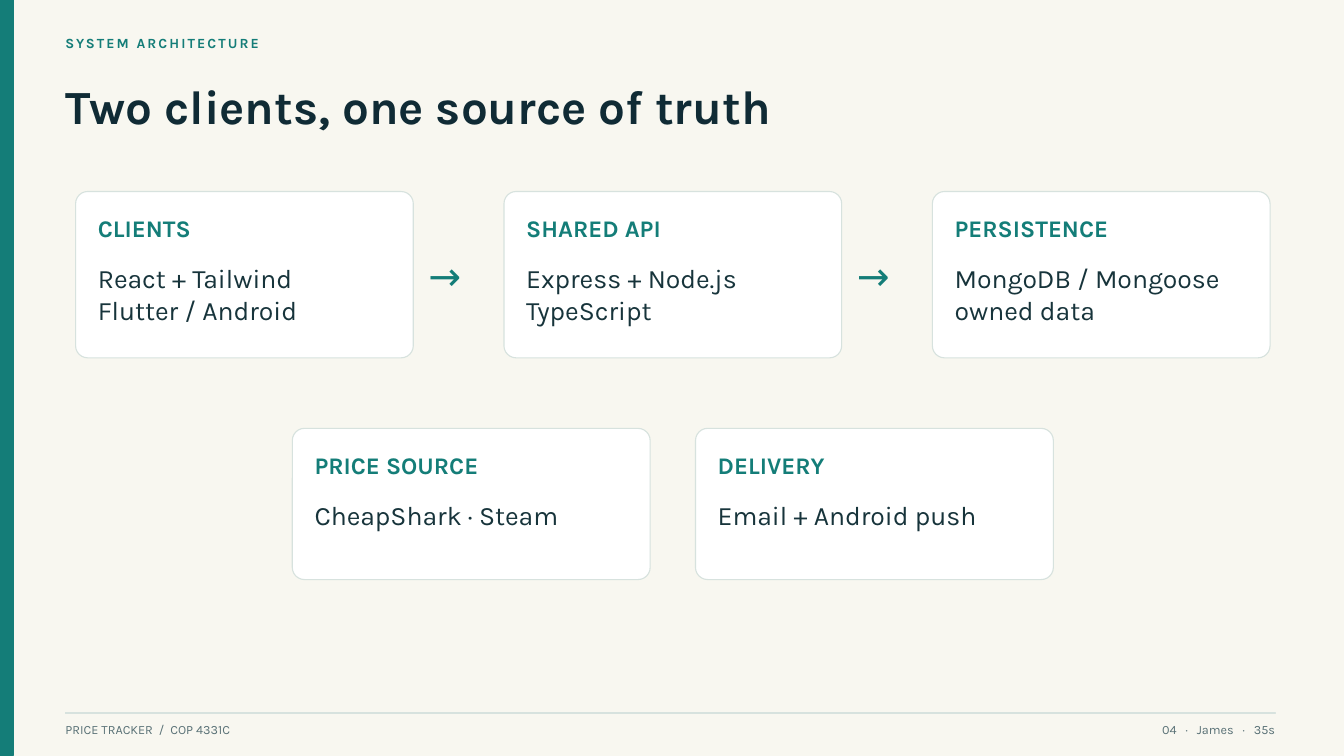
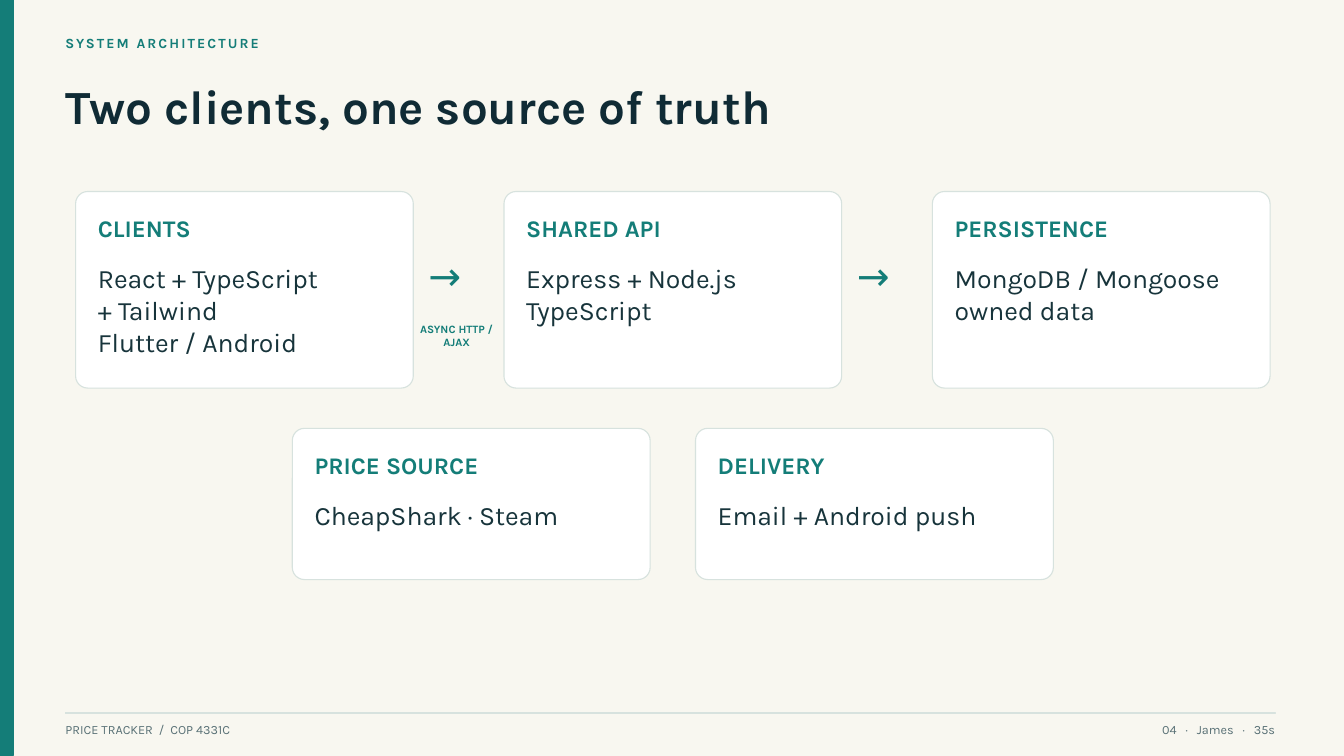
Before and after one commit to aluciencozy/price-tracker, a slide deck: slide 4 of docs/presentation/price-tracker.pptx. Drawn at 1344x756 pixels with LibreOffice and Linux fonts; fonts in the diff are those of the drawing. Boxes give left, top, right and bottom in pixels: in the first picture for what was removed or moved away, otherwise in the second. Text is boxed around its words. In the diff, an @@ line names an element or a change of style, - is before the commit and + after.

```diff
--- a/docs/presentation/price-tracker.pptx
+++ b/docs/presentation/price-tracker.pptx
@@ rounded rectangle: place and size @@
-rounded rectangle at [76,192,413,358]
+rounded rectangle at [76,192,413,388]
@@ rounded rectangle: place and size @@
-rounded rectangle at [504,192,842,358]
+rounded rectangle at [504,192,842,388]
@@ proportions changed in 3 elements at [76,192,413,388], [504,192,842,388], [933,192,1270,388] @@
@@ rounded rectangle: place and size @@
-rounded rectangle at [933,192,1270,358]
+rounded rectangle at [933,192,1270,388]
@@ text at [98,269,317,321]: text changed @@
-React + Tailwind
+React + TypeScript
++ Tailwind
@@ text added at [420,325,485,346], 8 pt, text #147D78, bold @@
+ASYNC HTTP / AJAX
```
Also in this commit, not shown: 1 other slide changed, 3 other files.
